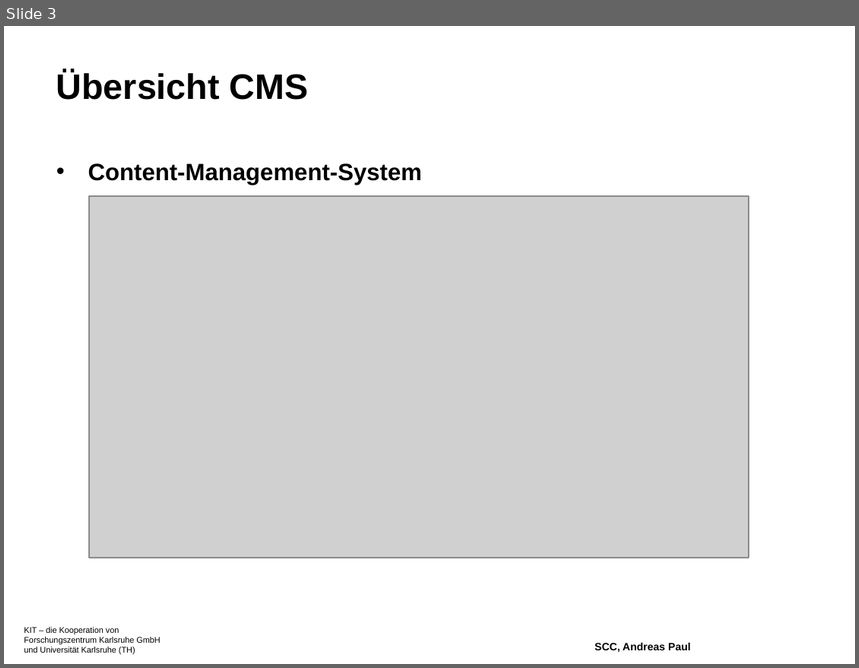
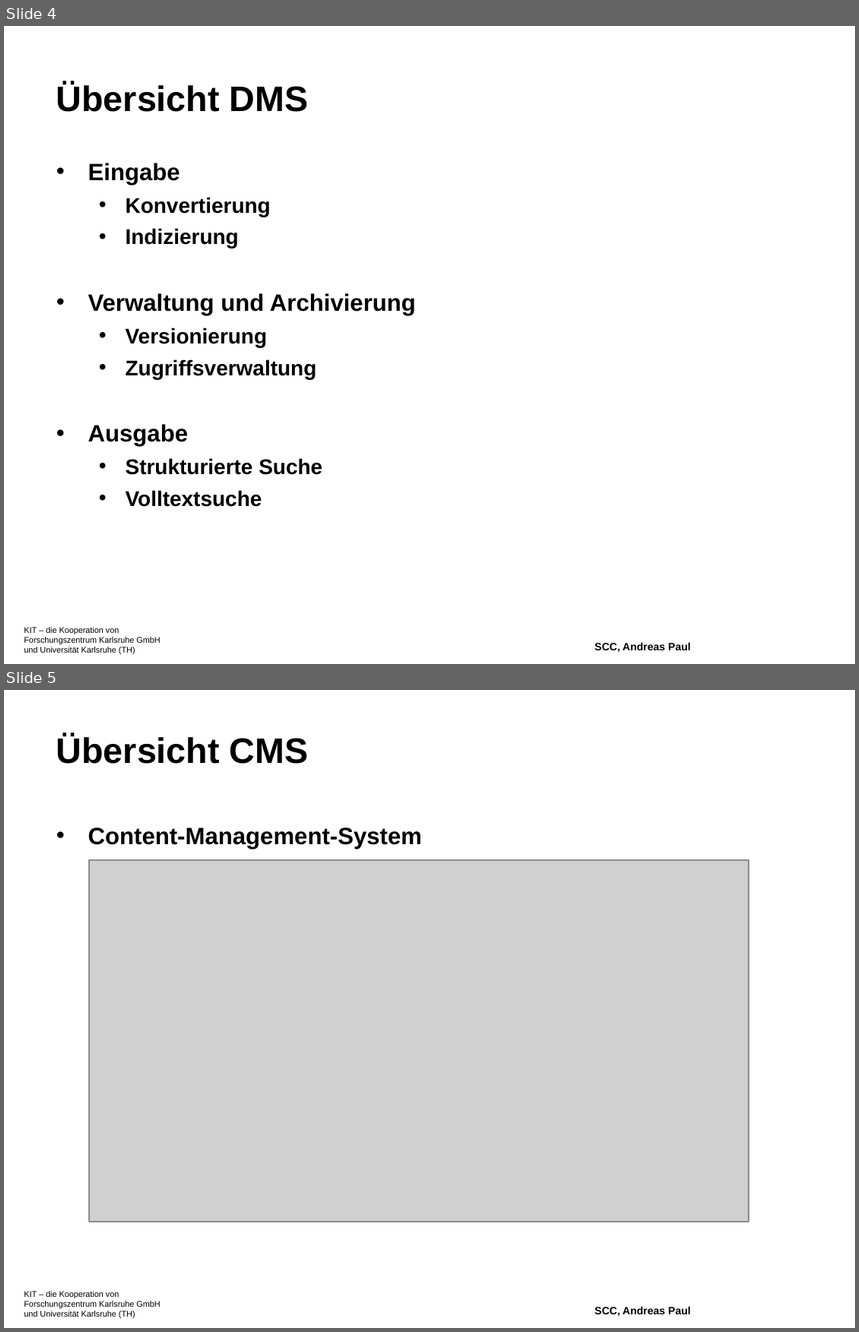
Before and after one commit to xorpaul/bachelorthesis-nagios, a slide deck: ppt/bachthesis-präsi-10-Aug-2009.odp. Shown one above the other, each under a label of ours: slide 3 before the commit, slides 4 and 5 after it. The pictures are 859x668 and 859x1332 pixels, drawn with LibreOffice and Linux fonts; fonts in the diff are those of the drawing; grey boxes stand for pictures; background and template pictures are left out. Boxes give left, top, right and bottom in pixels: in the first picture for what was removed or moved away, otherwise in the second. Text is boxed around its words. In the diff, an @@ line names an element or a change of style, - is before the commit and + after.

```diff
--- a/ppt/bachthesis-präsi-10-Aug-2009.odp
+++ b/ppt/bachthesis-präsi-10-Aug-2009.odp
@@ slide 4 added at <box>4,26,855,664</box>, background picture (left out); not listed: 1 template element that a slide beside it also shows @@
@@ title added at <box>56,83,309,112</box>, 30 pt, text #000000, bold @@
+Übersicht DMS
@@ text added at <box>88,163,416,507</box>, 18 pt, text #000000, bold @@
+• Eingabe
+  • Konvertierung
+  • Indizierung
+• Verwaltung und Archivierung
+  • Versionierung
+  • Zugriffsverwaltung
+• Ausgabe
+  • Strukturierte Suche
+  • Volltextsuche
@@ page number added at <box>515,409,845,657</box>, 20 pt, text #FFFFFF, bold @@
+4
@@ text added at <box>595,643,691,653</box>, 9 pt, text #000000, bold @@
+SCC, Andreas Paul
@@ what was slide 3 is now slide 5 @@
```
Also in this commit, not shown: 4 slides changed, 4 other slides added, 15 other files.
